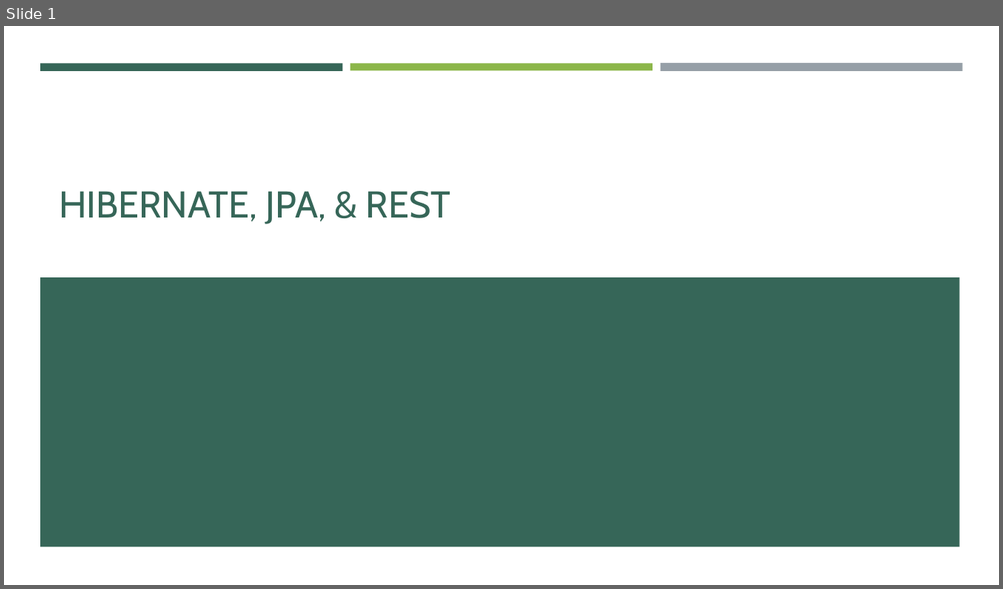
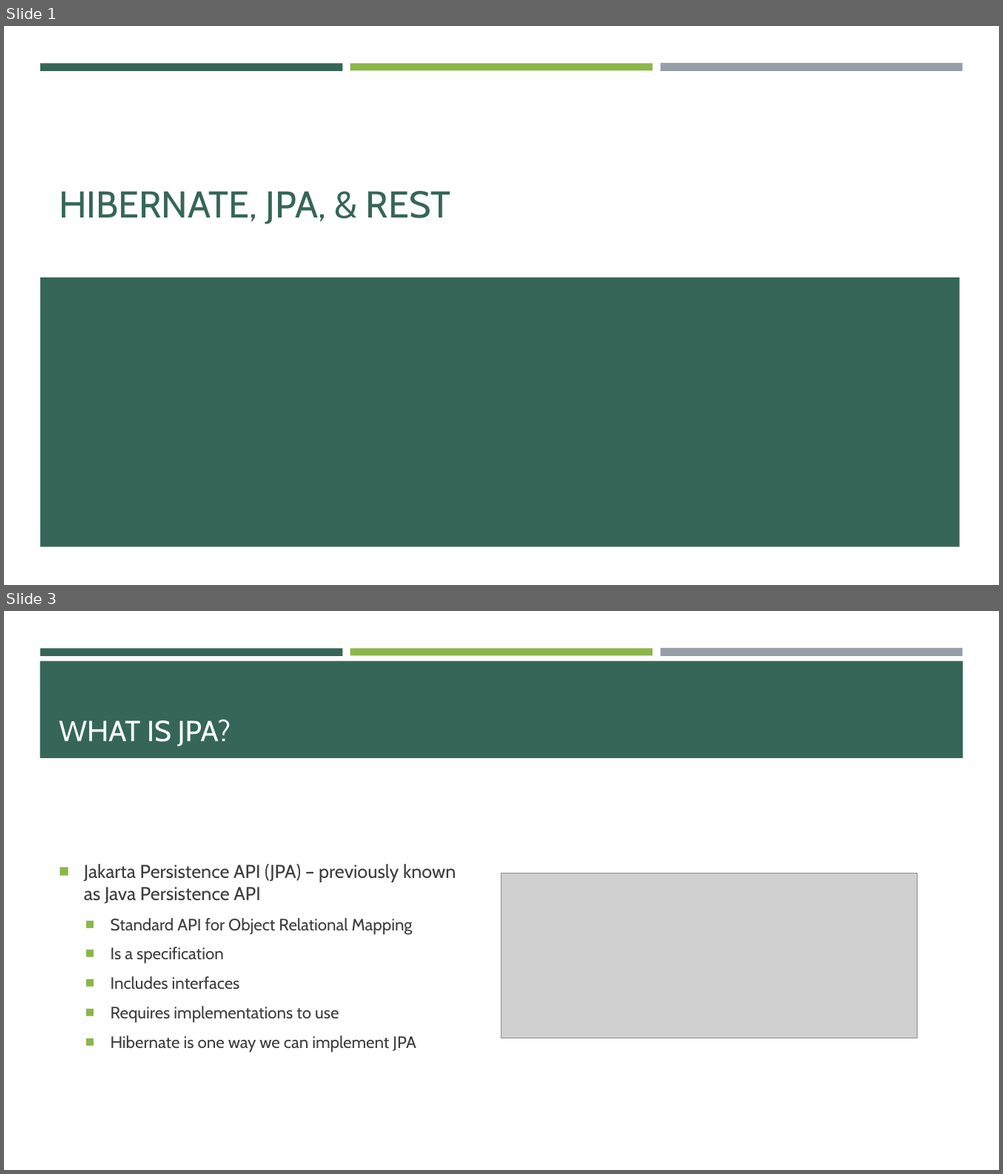
Before and after one commit to e-m-wilson/java-fs, a slide deck: Week_6/02_Hibernate_JPA_&_REST.pptx. Shown one above the other, each under a label of ours: slide 1 before the commit, slides 1 and 3 after it; the slides between them are not shown. The pictures are 1003x589 and 1003x1174 pixels, drawn with LibreOffice and Linux fonts; fonts in the diff are those of the drawing; grey boxes stand for pictures. Boxes give left, top, right and bottom in pixels: in the first picture for what was removed or moved away, otherwise in the second. Text is boxed around its words. In the diff, an @@ line names an element or a change of style, - is before the commit and + after.

```diff
--- a/Week_6/02_Hibernate_JPA_&_REST.pptx
+++ b/Week_6/02_Hibernate_JPA_&_REST.pptx
@@ slide 3 added at box(4, 611, 999, 1170), background #FFFFFF; not listed: 3 template elements that a slide beside it also shows @@
@@ rectangle added at box(40, 661, 963, 758), fill #366658 @@
@@ title added at box(59, 719, 231, 746), 28 pt, text #FFFFFF @@
+WHAT IS JPA?
@@ text added at box(84, 864, 455, 1053), 16 pt, text #3D3D3D @@
+■ Jakarta Persistence API (JPA) – previously known as Java Persistence API
+  ■ Standard API for Object Relational Mapping
+  ■ Is a specification
+  ■ Includes interfaces
+  ■ Requires implementations to use
+  ■ Hibernate is one way we can implement JPA
@@ picture added at box(502, 873, 917, 1039) @@
```
Also in this commit, not shown: 1 slide changed, 8 other slides added, 1 slide removed, 1 other file.
